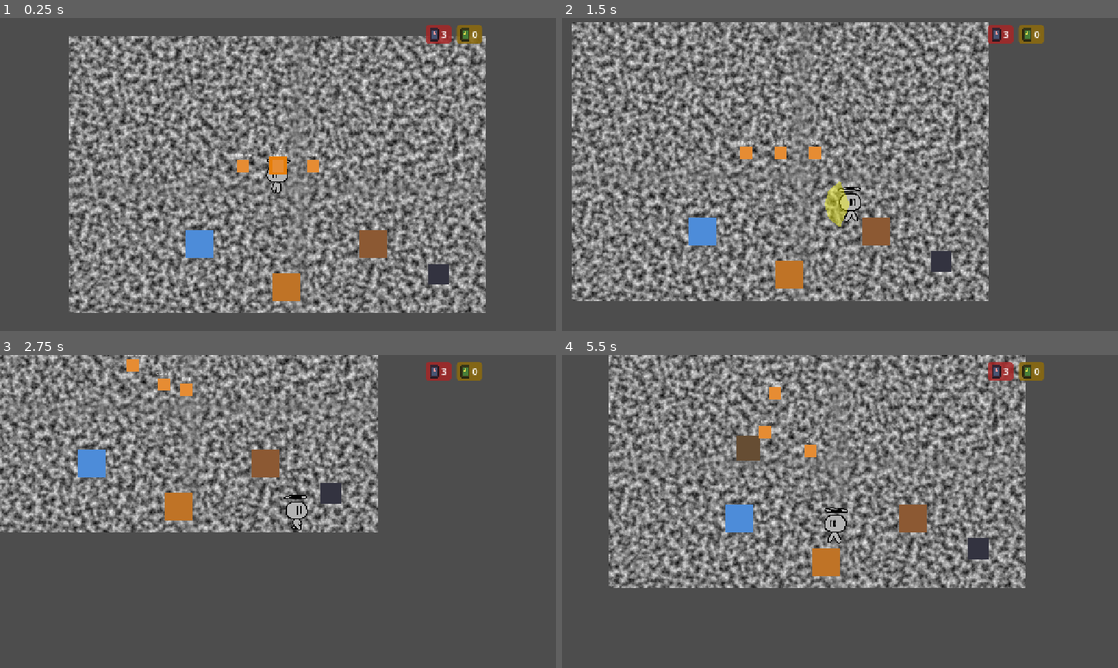
Above: before the commit, frames 1-4 (two rows, left to right).
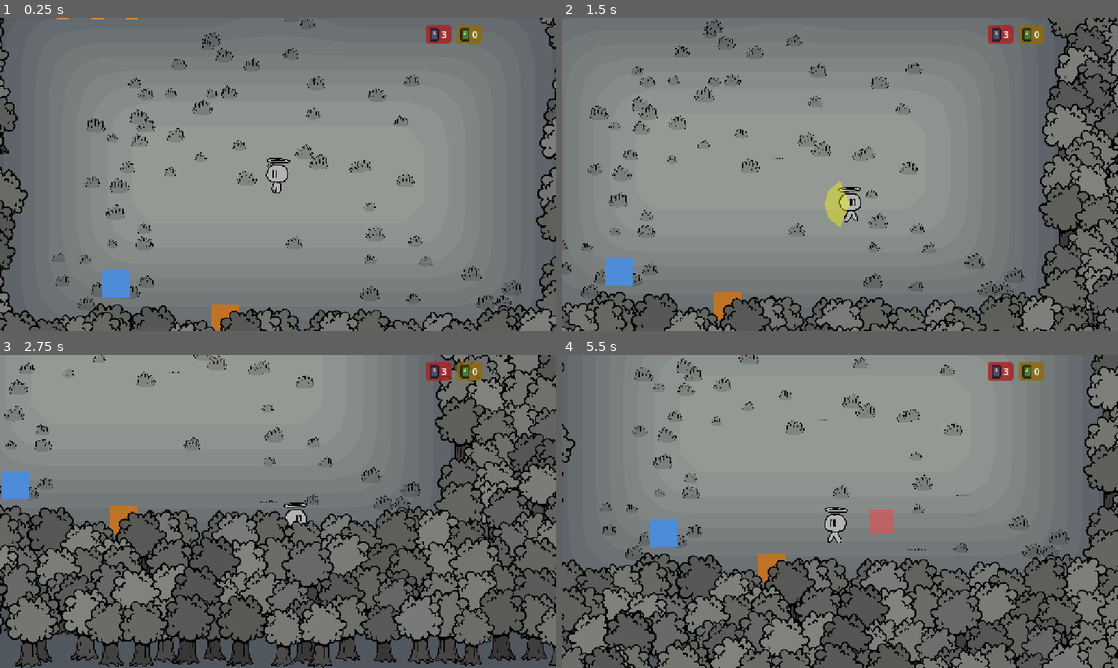
Above: after the commit, the same moments.

Repository: Saitamadupauvre/brotatomato
Game: Godot game, scene res://scenes/main/main.tscn
The game is run twice, just before and just after one commit, with the same random seed, the same clock (stepped at 60 frames per second) and the same inputs. The engine's default icon, where the game draws it, is replaced by a stand-in: a white triangle on a blue panel in a dark square.
Inputs (mouse positions are in pixels of both pictures, inside the frame that each line leads up to):
- Up to frame 1 (0.25 s): no input
- Up to frame 2 (1.5 s): move the mouse to (962, 158) at 0.52 s; press the mouse at (962, 158) at 0.53 s; hold D (move_right) 0.53-1.28 s; move the mouse to (728, 190) at 1.27 s; release the mouse at (728, 190) at 1.28 s; hold S (move_down) from 1.28 s (still down); tap Shift (dash) at 1.35 s; click (728, 190) at 1.42 s
- Up to frame 3 (2.75 s): move the mouse to (333, 442) at 2.02 s; release S (move_down) at 2.03 s; hold D (move_right) from 2.03 s (still down); hold E (interact) from 2.03 s (still down); click (333, 442) at 2.17 s
- Up to frame 4 (5.5 s): move the mouse to (812, 574) at 2.77 s; release D (move_right) at 2.78 s; release E (interact) at 2.78 s; hold W (move_up) 2.78-3.53 s; tap R (move_plot) at 2.85 s; click (812, 574) at 2.92 s; move the mouse to (1006, 558) at 3.52 s; hold G (place_plot) 3.53-4.28 s; hold A (move_left) 3.53-5.03 s; click (1006, 558) at 3.67 s; move the mouse to (673, 464) at 4.27 s; tap T (teleport) at 4.35 s; click (673, 464) at 4.42 s; move the mouse to (867, 511) at 5.02 s; press the mouse at (867, 511) at 5.03 s; hold S (move_down) from 5.03 s (still down)

The runs differ from the first frame. In frame 1, 71% of the frame differs, in the area x 0-100%, y 0-100%; in frame 2, 67%; in frame 3, 65%; in frame 4, 70%.

Commit message:
refactor(forest): share ground/tree/grass pipeline via ForestSceneKit

Diff:
--- a/scenes/dungeon/dungeon.gd
+++ b/scenes/dungeon/dungeon.gd
@@ -3,8 +3,6 @@
 ## it (collision, visuals, spawn/exit). Generation is data-only
 ## (DungeonGenerator); this script is the only place nodes get created
 ## from that data. Transitions still go through SceneRouter.
-
-const TREE_SCENE: PackedScene = preload("res://scenes/dungeon/tree.tscn")
 
 @export var config: DungeonConfig
 ## 0 = random seed each run. Set non-zero to reproduce a layout.
@@ -64,7 +62,7 @@
 
 
 func _build_ground() -> void:
-	_ground.size = layout.world_size()
+	ForestSceneKit.build_ground(_ground, layout)
 
 
 ## One StaticBody2D, one CollisionPolygon2D per contour loop in SEGMENTS
@@ -109,15 +107,7 @@
 ## puts the player under the canopy. One node per tree; only cells
 ## near the floor get one, so count stays in the low thousands.
 func _build_trees() -> void:
-	var placements := ForestDecorator.build(layout, tree_depth, trees_per_cell)
-	for p in placements:
-		var tree: Node2D = TREE_SCENE.instantiate()
-		tree.position = p.position
-		tree.scale *= p.scale
-		if p.flip:
-			tree.scale.x = -tree.scale.x
-		tree.modulate = Color(p.shade, p.shade, p.shade)
-		_trees.add_child(tree)
+	ForestSceneKit.build_trees(_trees, layout, tree_depth, trees_per_cell)
 
 
 ## Cartoon forest shadow: a one-pixel-per-cell density texture stretched
@@ -125,29 +115,21 @@
 ## actors (z_index between Grass and World). The shader
 ## quantizes it into hard bands (see forest_shade.gdshader).
 func _build_shade() -> void:
-	_shade.size = layout.world_size()
-	var tex := ImageTexture.create_from_image(ForestDecorator.build_shade_image(layout, shade_falloff_cells))
-	(_shade.material as ShaderMaterial).set_shader_parameter("density", tex)
+	ForestSceneKit.build_shade(_shade, layout, shade_falloff_cells)
 
 
 ## Grass is flat ground decoration under everything that moves, so it
 ## needs no Y-sort: GrassField draws every tuft in one call and handles
 ## sway/push/cut. Player swings cut it.
 func _build_grass() -> void:
-	_grass.build(ForestDecorator.build_floor_scatter(layout, grass_density, 0x6A55), layout.cell_size)
-	_player.melee_swung.connect(_grass.cut_around)
+	ForestSceneKit.build_grass(_grass, layout, grass_density, 0x6A55, _player)
 
 
 func _place_player() -> void:
 	_player.position = layout.cell_to_world(layout.spawn_cell)
 	var camera: Camera2D = _player.get_node_or_null("Camera2D")
 	if camera:
-		var size := layout.world_size()
-		camera.limit_left = 0
-		camera.limit_top = 0
-		camera.limit_right = int(size.x)
-		camera.limit_bottom = int(size.y)
-		camera.reset_smoothing()
+		ForestSceneKit.limit_camera_to_layout(camera, layout)
 
 
 func _place_exit() -> void:
--- a/scenes/entities/scene_transition_point.tscn
+++ b/scenes/entities/scene_transition_point.tscn
@@ -4,9 +4,26 @@
 [ext_resource type="Script" path="res://scripts/components/behaviors/interact_prompt_behavior.gd" id="2_prompt"]
 [ext_resource type="Script" path="res://scripts/components/behaviors/scene_transition_behavior.gd" id="3_transition"]
 
+[sub_resource type="Gradient" id="Gradient_shadow"]
+offsets = PackedFloat32Array(0, 0.35, 0.7, 1)
+colors = PackedColorArray(0.05, 0.05, 0.08, 0.75, 0.05, 0.05, 0.08, 0.5, 0.05, 0.05, 0.08, 0.22, 0.05, 0.05, 0.08, 0)
+
+[sub_resource type="GradientTexture2D" id="GradientTexture2D_shadow"]
+gradient = SubResource("Gradient_shadow")
+width = 256
+height = 256
+fill = 1
+fill_from = Vector2(0.5, 0.5)
+fill_to = Vector2(1, 0.5)
+
 [node name="SceneTransitionPoint" type="Node2D"]
 
+[node name="Shadow" type="Sprite2D" parent="."]
+z_index = -1
+texture = SubResource("GradientTexture2D_shadow")
+
 [node name="Sprite" type="ColorRect" parent="."]
+visible = false
 offset_left = -24.0
 offset_top = -24.0
 offset_right = 24.0
--- a/scenes/main/main.gd
+++ b/scenes/main/main.gd
@@ -2,14 +2,45 @@
 ## Scene-specific glue: instantiates a visual Villager whenever GameState
 ## reports one spawned (from a harvested plot). GameState itself stays
 ## scene-agnostic — it only tracks data, this scene owns the world node.
+##
+## Ground/shade/trees/grass are built through ForestSceneKit on a
+## trivial one-room CampLayoutBuilder layout, so the camp gets the exact
+## same forest pipeline (and cuttable grass) as the procedural dungeon
+## instead of a hand-rolled copy.
 
 const VILLAGER_SCENE: PackedScene = preload("res://scenes/entities/villager.tscn")
 const PLOT_SCENE: PackedScene = preload("res://scenes/entities/plot.tscn")
+
+const INTERIOR_COLS: int = 20
+const INTERIOR_ROWS: int = 13
+const CELL_SIZE: float = 64.0
+## How many cells deep the forest ring is drawn beyond the walls.
+const FOREST_DEPTH: int = 4
+const TREES_PER_CELL: float = 1.0
+const GRASS_DENSITY: float = 0.6
+const SHADE_FALLOFF_CELLS: int = 4
+## Treeless hole in the north canopy the dungeon entrance sits in.
+const ENTRANCE_GAP_CELLS: int = 4
+
+@onready var _ground: ColorRect = $Ground
+@onready var _shade: ColorRect = $Shade
+@onready var _grass: GrassField = $Grass
+@onready var _trees: Node2D = $World/Trees
+@onready var _player: CharacterBody2D = $World/Player
 
 var _villager_nodes: Dictionary = {} # villager_id -> Node2D
 
 
 func _ready() -> void:
+	var layout := CampLayoutBuilder.build(INTERIOR_COLS, INTERIOR_ROWS, FOREST_DEPTH, CELL_SIZE, ENTRANCE_GAP_CELLS)
+	ForestSceneKit.build_ground(_ground, layout)
+	ForestSceneKit.build_shade(_shade, layout, SHADE_FALLOFF_CELLS)
+	ForestSceneKit.build_trees(_trees, layout, FOREST_DEPTH, TREES_PER_CELL)
+	ForestSceneKit.build_grass(_grass, layout, GRASS_DENSITY, 0x6A55, _player)
+	var camera: Camera2D = _player.get_node_or_null("Camera2D")
+	if camera:
+		ForestSceneKit.limit_camera_to_layout(camera, layout)
+
 	GameState.villager_spawned.connect(_on_villager_spawned)
 	GameState.villager_removed.connect(_on_villager_removed)
 	GameState.plot_placed.connect(_on_plot_placed)
@@ -21,7 +52,7 @@
 
 func _on_villager_spawned(villager_id: int, position: Vector2, villager_name: String) -> void:
 	var villager: Villager = VILLAGER_SCENE.instantiate()
-	add_child(villager)
+	$World.add_child(villager)
 	villager.global_position = position
 	villager.set_villager_name(villager_name)
 	_villager_nodes[villager_id] = villager
@@ -41,5 +72,5 @@
 func _spawn_plot(plot_id: int, position: Vector2) -> void:
 	var plot: Node2D = PLOT_SCENE.instantiate()
 	plot.set_meta("plot_id", plot_id)
-	$Plots.add_child(plot)
+	$World/Plots.add_child(plot)
 	plot.global_position = position
--- a/scenes/main/main.tscn
+++ b/scenes/main/main.tscn
@@ -1,11 +1,9 @@
 [gd_scene format=3 uid="uid://dqy1f0m2q8k5b"]
 
 [ext_resource type="PackedScene" uid="uid://c8y3f0m2q8k4a" path="res://scenes/player/player.tscn" id="1_player"]
-[ext_resource type="Texture2D" uid="uid://bqf7n0m2q8k6c" path="res://scenes/main/ground_noise.tres" id="2_ground_noise"]
 [ext_resource type="PackedScene" uid="uid://bqhud00000001" path="res://scenes/ui/hud.tscn" id="3_hud"]
 [ext_resource type="PackedScene" uid="uid://cshop0000001" path="res://scenes/entities/shop.tscn" id="4_shop"]
 [ext_resource type="PackedScene" uid="uid://bgpkm5gclkrc7" path="res://scenes/ui/shop_menu.tscn" id="5_shop_menu"]
-[ext_resource type="PackedScene" uid="uid://4b5nh3umeaea" path="res://scenes/entities/container.tscn" id="6_container"]
 [ext_resource type="PackedScene" path="res://scenes/ui/inventory_menu.tscn" id="7_inventory_menu"]
 [ext_resource type="PackedScene" path="res://scenes/entities/storage_chest.tscn" id="9_chest"]
 [ext_resource type="PackedScene" path="res://scenes/ui/chest_menu.tscn" id="10_chest_menu"]
@@ -14,73 +12,137 @@
 [ext_resource type="PackedScene" uid="uid://osr6vkqm54ei" path="res://scenes/entities/plot_placement_controller.tscn" id="12_plot_placement"]
 [ext_resource type="PackedScene" uid="uid://cs7u6iyl5d4nc" path="res://scenes/ui/dialogue_box.tscn" id="13_dialogue_box"]
 [ext_resource type="PackedScene" path="res://scenes/ui/popup.tscn" id="14_popup"]
+[ext_resource type="Script" uid="uid://dysh5fj707o0f" path="res://scripts/entities/grass_field.gd" id="15_grass"]
+[ext_resource type="Texture2D" uid="uid://h34eqexr237" path="res://assets/sprites/grass.png" id="16_grass_tex"]
+[ext_resource type="Shader" uid="uid://bn348tfe688vn" path="res://assets/shaders/forest_shade.gdshader" id="17_shade_shader"]
 
 [sub_resource type="RectangleShape2D" id="RectangleShape2D_wall_h"]
-size = Vector2(960, 32)
+size = Vector2(1312, 32)
+
+[sub_resource type="RectangleShape2D" id="RectangleShape2D_wall_h_gap"]
+size = Vector2(528, 32)
+
+[sub_resource type="RectangleShape2D" id="RectangleShape2D_void_cap"]
+size = Vector2(256, 32)
+
+[sub_resource type="Gradient" id="Gradient_void"]
+offsets = PackedFloat32Array(0, 0.45, 0.8, 1)
+colors = PackedColorArray(0.02, 0.02, 0.04, 1, 0.02, 0.02, 0.04, 0.9, 0.02, 0.02, 0.04, 0.4, 0.02, 0.02, 0.04, 0)
+
+[sub_resource type="GradientTexture2D" id="GradientTexture2D_void"]
+gradient = SubResource("Gradient_void")
+width = 256
+height = 256
+fill = 1
+fill_from = Vector2(0.5, 0)
+fill_to = Vector2(0.5, 1)
 
 [sub_resource type="RectangleShape2D" id="RectangleShape2D_wall_v"]
-size = Vector2(32, 640)
+size = Vector2(32, 864)
+
+[sub_resource type="ShaderMaterial" id="ShaderMaterial_shade"]
+shader = ExtResource("17_shade_shader")
+shader_parameter/levels = 10
+shader_parameter/shade_color = Color(0.25, 0.28, 0.4, 1)
+shader_parameter/max_darkness = 0.6
 
 [node name="Main" type="Node2D" unique_id=2028639303]
 script = ExtResource("8_main")
 
-[node name="Ground" type="Sprite2D" parent="." unique_id=1617956591]
-position = Vector2(480, 320)
-texture = ExtResource("2_ground_noise")
+[node name="Ground" type="ColorRect" parent="." unique_id=1617956591]
+position = Vector2(0, 0)
+size = Vector2(1792, 1344)
+z_index = -10
+mouse_filter = 2
+color = Color(0.58, 0.6, 0.58, 1)
 
-[node name="Player" parent="." unique_id=80323717 instance=ExtResource("1_player")]
-position = Vector2(480, 320)
+[node name="Grass" type="MultiMeshInstance2D" parent="." unique_id=1198695518]
+z_index = -8
+texture = ExtResource("16_grass_tex")
+script = ExtResource("15_grass")
+
+[node name="Shade" type="ColorRect" parent="." unique_id=199001785]
+position = Vector2(0, 0)
+size = Vector2(1792, 1344)
+z_index = -6
+material = SubResource("ShaderMaterial_shade")
+mouse_filter = 2
 
 [node name="Walls" type="Node2D" parent="." unique_id=2108776466]
 
-[node name="TopWall" type="StaticBody2D" parent="Walls" unique_id=1451245228]
-position = Vector2(480, 16)
+[node name="TopWallLeft" type="StaticBody2D" parent="Walls" unique_id=1451245228]
+position = Vector2(504, 240)
 collision_layer = 3
 
-[node name="TopWallShape" type="CollisionShape2D" parent="Walls/TopWall" unique_id=1265949110]
-shape = SubResource("RectangleShape2D_wall_h")
+[node name="TopWallLeftShape" type="CollisionShape2D" parent="Walls/TopWallLeft" unique_id=1265949110]
+shape = SubResource("RectangleShape2D_wall_h_gap")
+
+[node name="TopWallRight" type="StaticBody2D" parent="Walls" unique_id=1451245229]
+position = Vector2(1288, 240)
+collision_layer = 3
+
+[node name="TopWallRightShape" type="CollisionShape2D" parent="Walls/TopWallRight" unique_id=1265949111]
+shape = SubResource("RectangleShape2D_wall_h_gap")
 
 [node name="BottomWall" type="StaticBody2D" parent="Walls" unique_id=1750087635]
-position = Vector2(480, 624)
+position = Vector2(896, 1104)
 collision_layer = 3
 
 [node name="BottomWallShape" type="CollisionShape2D" parent="Walls/BottomWall" unique_id=235354759]
 shape = SubResource("RectangleShape2D_wall_h")
 
 [node name="LeftWall" type="StaticBody2D" parent="Walls" unique_id=1648183331]
-position = Vector2(16, 320)
+position = Vector2(240, 672)
 collision_layer = 3
 
 [node name="LeftWallShape" type="CollisionShape2D" parent="Walls/LeftWall" unique_id=1565682267]
 shape = SubResource("RectangleShape2D_wall_v")
 
 [node name="RightWall" type="StaticBody2D" parent="Walls" unique_id=1696892807]
-position = Vector2(944, 320)
+position = Vector2(1552, 672)
 collision_layer = 3
 
 [node name="RightWallShape" type="CollisionShape2D" parent="Walls/RightWall" unique_id=210348024]
 shape = SubResource("RectangleShape2D_wall_v")
 
-[node name="Shop" parent="." unique_id=933082294 instance=ExtResource("4_shop")]
-position = Vector2(300, 480)
+[node name="Void" type="Sprite2D" parent="." unique_id=1204558833]
+position = Vector2(896, 128)
+z_index = -5
+texture = SubResource("GradientTexture2D_void")
 
-[node name="Container" parent="." unique_id=1231121260 instance=ExtResource("6_container")]
-position = Vector2(700, 480)
+[node name="VoidCap" type="StaticBody2D" parent="." unique_id=1204558834]
+position = Vector2(896, 8)
+collision_layer = 3
 
-[node name="Chest" parent="." instance=ExtResource("9_chest")]
-position = Vector2(500, 580)
+[node name="VoidCapShape" type="CollisionShape2D" parent="VoidCap" unique_id=1204558835]
+shape = SubResource("RectangleShape2D_void_cap")
 
-[node name="Plots" type="Node2D" parent="." unique_id=449040098]
+[node name="World" type="Node2D" parent="." unique_id=302023062]
+y_sort_enabled = true
 
-[node name="PlotPlacement" parent="." unique_id=1942575348 instance=ExtResource("12_plot_placement")]
+[node name="Trees" type="Node2D" parent="World" unique_id=302023061]
+y_sort_enabled = true
 
-[node name="DungeonEntrance" parent="." unique_id=44108438 instance=ExtResource("11_transition")]
-position = Vector2(850, 550)
+[node name="Player" parent="World" unique_id=80323717 instance=ExtResource("1_player")]
+position = Vector2(896, 672)
 
-[node name="PromptBehavior" parent="DungeonEntrance/Interactable/Host" index="0"]
+[node name="Shop" parent="World" unique_id=933082294 instance=ExtResource("4_shop")]
+position = Vector2(524, 924)
+
+[node name="Chest" parent="World" unique_id=1231121261 instance=ExtResource("9_chest")]
+position = Vector2(774, 1004)
+
+[node name="Plots" type="Node2D" parent="World" unique_id=449040098]
+
+[node name="PlotPlacement" parent="World" unique_id=1942575348 instance=ExtResource("12_plot_placement")]
+
+[node name="DungeonEntrance" parent="World" unique_id=44108438 instance=ExtResource("11_transition")]
+position = Vector2(896, 90)
+
+[node name="PromptBehavior" parent="World/DungeonEntrance/Interactable/Host" index="0"]
 label_text = "Dungeon"
 
-[node name="SceneTransitionBehavior" parent="DungeonEntrance/Interactable/Host" index="1"]
+[node name="SceneTransitionBehavior" parent="World/DungeonEntrance/Interactable/Host" index="1"]
 destination = 1
 
 [node name="UI" type="CanvasLayer" parent="." unique_id=1623859494]
--- /dev/null
+++ b/scripts/systems/camp_layout_builder.gd
@@ -0,0 +1,36 @@
+class_name CampLayoutBuilder
+extends RefCounted
+## Builds a trivial one-room DungeonLayout for the camp: a rectangular
+## floor surrounded by a ring of "wall" cells. Not procedurally
+## generated, but shaped exactly like DungeonLayout's output so the camp
+## can run through ForestSceneKit and get the same ground/shade/tree/
+## grass pipeline as the real dungeon, instead of a separate one.
+
+
+## `gap_width` carves a FLOOR-marked strip through the north forest ring,
+## centered on the interior, so ForestDecorator (which only trees WALL
+## cells) leaves a treeless hole there instead of a solid canopy — the
+## dungeon entrance sits in that hole. 0 = no gap (solid ring all around).
+static func build(interior_cols: int, interior_rows: int, forest_depth: int, cell_size: float = 64.0, gap_width: int = 0) -> DungeonLayout:
+	var layout := DungeonLayout.new()
+	layout.seed = randi()
+	layout.cell_size = cell_size
+	layout.width = interior_cols + forest_depth * 2
+	layout.height = interior_rows + forest_depth * 2
+	layout.cells = PackedByteArray()
+	layout.cells.resize(layout.width * layout.height)
+	var gap_start := forest_depth + (interior_cols - gap_width) / 2
+	var gap_end := gap_start + gap_width
+	for y in layout.height:
+		for x in layout.width:
+			var is_interior := x >= forest_depth and x < forest_depth + interior_cols \
+				and y >= forest_depth and y < forest_depth + interior_rows
+			var is_north_gap := gap_width > 0 and y < forest_depth and x >= gap_start and x < gap_end
+			layout.set_cell(x, y, DungeonLayout.Cell.FLOOR if (is_interior or is_north_gap) else DungeonLayout.Cell.WALL)
+	return layout
+
+
+## World-space top-left of the interior floor rect (where camp walls
+## and entities should be anchored).
+static func interior_origin(layout: DungeonLayout, forest_depth: int) -> Vector2:
+	return Vector2(forest_depth, forest_depth) * layout.cell_size
--- /dev/null
+++ b/scripts/systems/forest_scene_kit.gd
@@ -0,0 +1,55 @@
+class_name ForestSceneKit
+extends RefCounted
+## Ground/shade/tree/grass building shared by any scene built on a
+## DungeonLayout-shaped room (the procedural dungeon, or a trivial
+## one-room layout like the camp — see CampLayoutBuilder). Pulled out of
+## dungeon.gd so other scenes get the same visuals/behavior for free
+## instead of re-deriving them.
+
+const TREE_SCENE: PackedScene = preload("res://scenes/dungeon/tree.tscn")
+
+
+static func build_ground(ground: ColorRect, layout: DungeonLayout) -> void:
+	ground.size = layout.world_size()
+
+
+## Cartoon forest shadow: darkest at the treeline, fading to full
+## brightness `falloff_cells` cells into the open floor.
+static func build_shade(shade: ColorRect, layout: DungeonLayout, falloff_cells: int) -> void:
+	shade.size = layout.world_size()
+	var tex := ImageTexture.create_from_image(ForestDecorator.build_shade_image(layout, falloff_cells))
+	(shade.material as ShaderMaterial).set_shader_parameter("density", tex)
+
+
+## Trees live in a Y-sorted layer with the player: a trunk lower on
+## screen than the player draws over them. `trees_root` must itself have
+## y_sort_enabled = true (and live under a y-sorted ancestor) for
+## individual trees to sort against the player.
+static func build_trees(trees_root: Node2D, layout: DungeonLayout, max_depth: int, trees_per_cell: float = 1.0) -> void:
+	var placements := ForestDecorator.build(layout, max_depth, trees_per_cell)
+	for p in placements:
+		var tree: Node2D = TREE_SCENE.instantiate()
+		tree.position = p.position
+		tree.scale *= p.scale
+		if p.flip:
+			tree.scale.x = -tree.scale.x
+		tree.modulate = Color(p.shade, p.shade, p.shade)
+		trees_root.add_child(tree)
+
+
+## Grass is flat ground decoration under everything that moves, so it
+## needs no Y-sort. Wires the player's melee swing to cut it, same as
+## the dungeon.
+static func build_grass(grass: GrassField, layout: DungeonLayout, density: float, salt: int, player: Node2D) -> void:
+	grass.build(ForestDecorator.build_floor_scatter(layout, density, salt), layout.cell_size)
+	if player.has_signal("melee_swung"):
+		player.melee_swung.connect(grass.cut_around)
+
+
+static func limit_camera_to_layout(camera: Camera2D, layout: DungeonLayout) -> void:
+	var size := layout.world_size()
+	camera.limit_left = 0
+	camera.limit_top = 0
+	camera.limit_right = int(size.x)
+	camera.limit_bottom = int(size.y)
+	camera.reset_smoothing()
Not shown, added: scripts/systems/camp_layout_builder.gd.uid
Not shown, added: scripts/systems/forest_scene_kit.gd.uid
